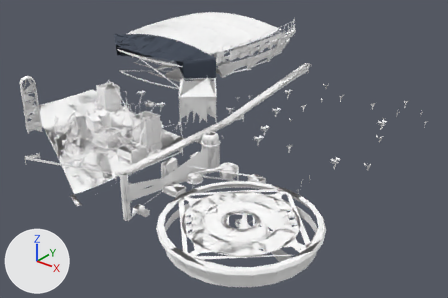
Renders of the glTF model models/street_island2_04.glb from each side of a commit.
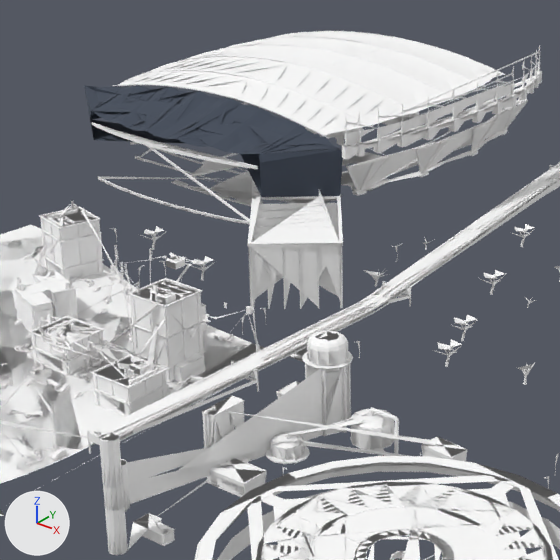
Each version appears first whole from a 50 mm lens placed at (-197.0, -460.0, 264.0), pointed at (-556.0, -11.0, -14.0), and next in a close-up on the part from 18% to 68% of the width and 0% to 75% of the height. Every picture has the same lights, and +X, +Y and +Z are marked at lower left. The older version's two pictures come first.

The scene before the commit, as lines of its bpy script (objects in view):
```python
me_seg_447 = bpy.data.meshes.new('seg_447')
me_seg_447.from_pydata(...)  # 330 vertices, 1037 faces; spans x -783.0..-627.0, y 63.0..204.0, z 52.0..64.0
me_seg_447.materials.append(mat_gc_footprint_gc_stuff_t_bakegroup_island2_landmarks0_2x)  # white #ffffff
me_seg_839 = bpy.data.meshes.new('seg_839')
me_seg_839.from_pydata(...)  # 952 vertices, 2155 faces; spans x -694.1..-659.2, y -90.8..-58.7, z 0.0..14.1
me_seg_839.materials.append(mat_gc_footprint_vd_buildings_bakegroup_island2_landmarks0_2x)  # white #ffffff
me_seg_932 = bpy.data.meshes.new('seg_932')
me_seg_932.from_pydata(...)  # 88 vertices, 238 faces; spans x -789.0..-621.0, y 27.0..63.0, z 29.0..60.0
me_seg_932.materials.append(mat_dark)  # greyish blue #424b59
ob_seg_447 = bpy.data.objects.new('seg_447', me_seg_447)
ob_seg_447.location = (0.0, 0.0, 0.0)
ob_seg_839 = bpy.data.objects.new('seg_839', me_seg_839)
ob_seg_839.location = (0.0, 0.0, 0.0)
ob_seg_932 = bpy.data.objects.new('seg_932', me_seg_932)
ob_seg_932.location = (0.0, 0.0, 0.0)
# also in view: 'seg_372' at (-676.0, -93.0, 0.0); 'seg_725' at (-619.0, -95.0, 18.0); 'seg_462' at (-685.0, -35.0, 14.0); 'seg_466' at (-613.0, -92.0, 17.0); 'seg_758' at (-566.0, -69.0, 8.0)
```
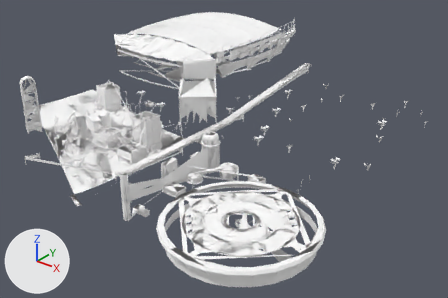
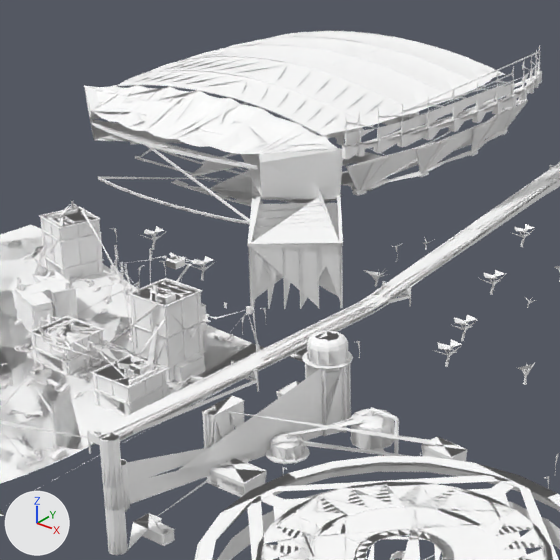
Edits to the bpy script that builds the scene:
```text
Add mat_gc_footprint_std_net_t_bakegroup_island2_landmarks0_2x:
    mat_gc_footprint_std_net_t_bakegroup_island2_landmarks0_2x = principled_material('GC_Footprint_STD_Net_T|BakeGroup_Island2_Landmarks0|2x')
    mat_gc_footprint_std_net_t_bakegroup_island2_landmarks0_2x.base_color = (1.0, 1.0, 1.0)  # white #ffffff
    mat_gc_footprint_std_net_t_bakegroup_island2_landmarks0_2x.roughness = 1.0
Change me_seg_932:
    where me_seg_932.from_pydata(...)  # 88 vertices, 238 faces; spans x -789.0..-621.0, y 27.0..63.0, z 29.0..60.0
    remove me_seg_932.materials.append(mat_dark)  # greyish blue #424b59
    add me_seg_932.materials.append(mat_gc_footprint_std_net_t_bakegroup_island2_landmarks0_2x)  # white #ffffff
```

Changed parts and their boxes (x1, y1, x2, y2) in the close-ups (560 x 560 px):
'seg_932', recoloured (greyish blue to white): (84, 85, 343, 197) in both
